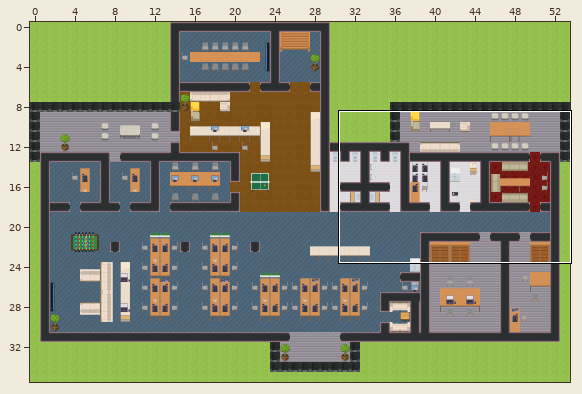
Two versions of a level (Tiled map (JSON), elunic-office.tmj). The picture above shows the old version from afar; the outline marks the close-up.
Close-up. Before the edit:
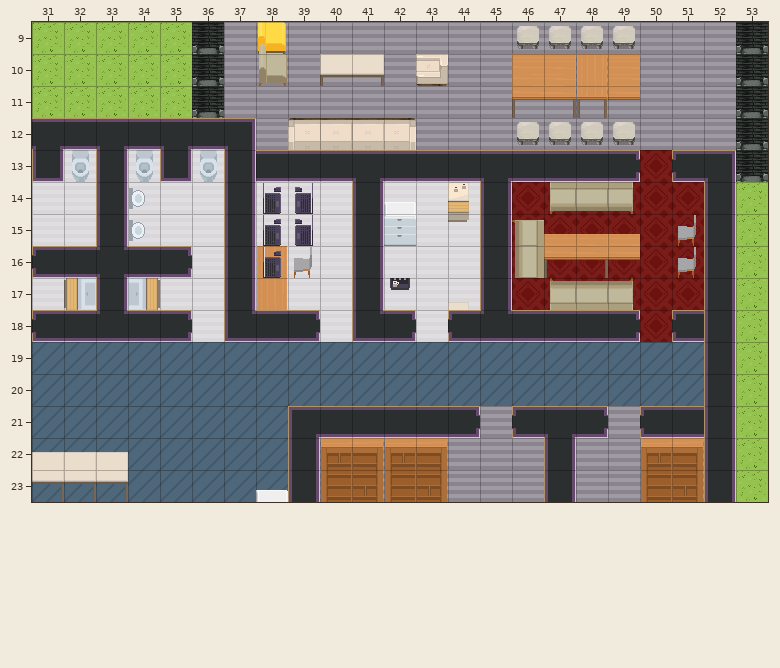
Cells are 32x32 px. Shown: x 31..53, y 9..23.
New version:
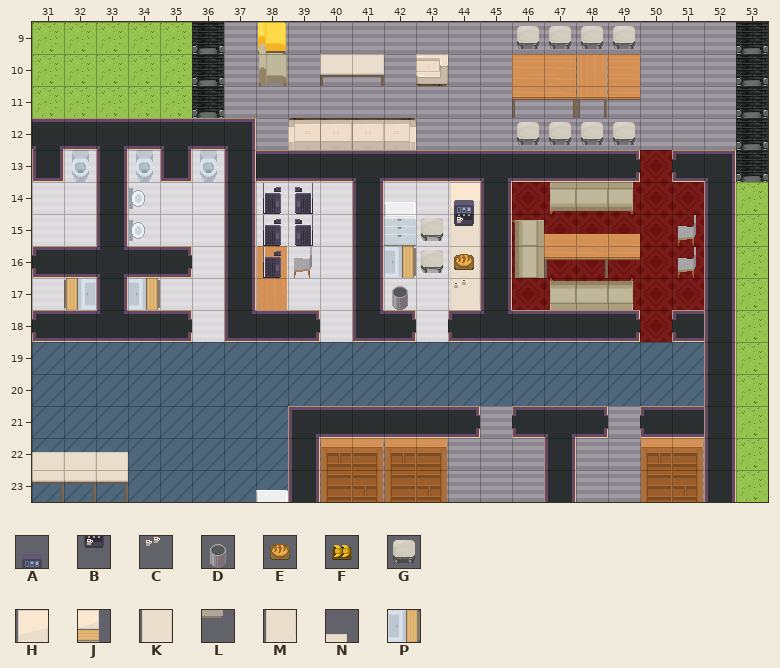
Key: from "WA_Miscellaneous": A 46, B 56, C 58, D 60, E 94, F 104; from "WA_Seats": G 150; from "WA_Tables": H 70, J 71, K 80, L 81, M 100, N 101; from "elunic_custom": P 19.
_ is an empty cell.
From old to new:
Layer "furniture/furniture1":
y 15: x 43 _ -> G
y 16: x 42..43 __ -> PG
y 17: x 42 B -> D
Layer "furniture/furniture2":
y 14: x 44 J -> H
y 15: x 44 L -> K
y 16: x 44 _ -> K
y 17: x 44 _ -> M
Layer "furniture/furniture3":
y 14: x 44 C -> A
y 15: x 44 _ -> B
y 16: x 44 _ -> F
Layer "above/above1":
y 17: x 44 N -> _
Layer "above/above2":
y 16: x 44 _ -> E
y 17: x 44 _ -> C
Changed places in both close-ups, as pixel boxes (x1, y1, x2, y2):
changed: (384, 182, 480, 310)
